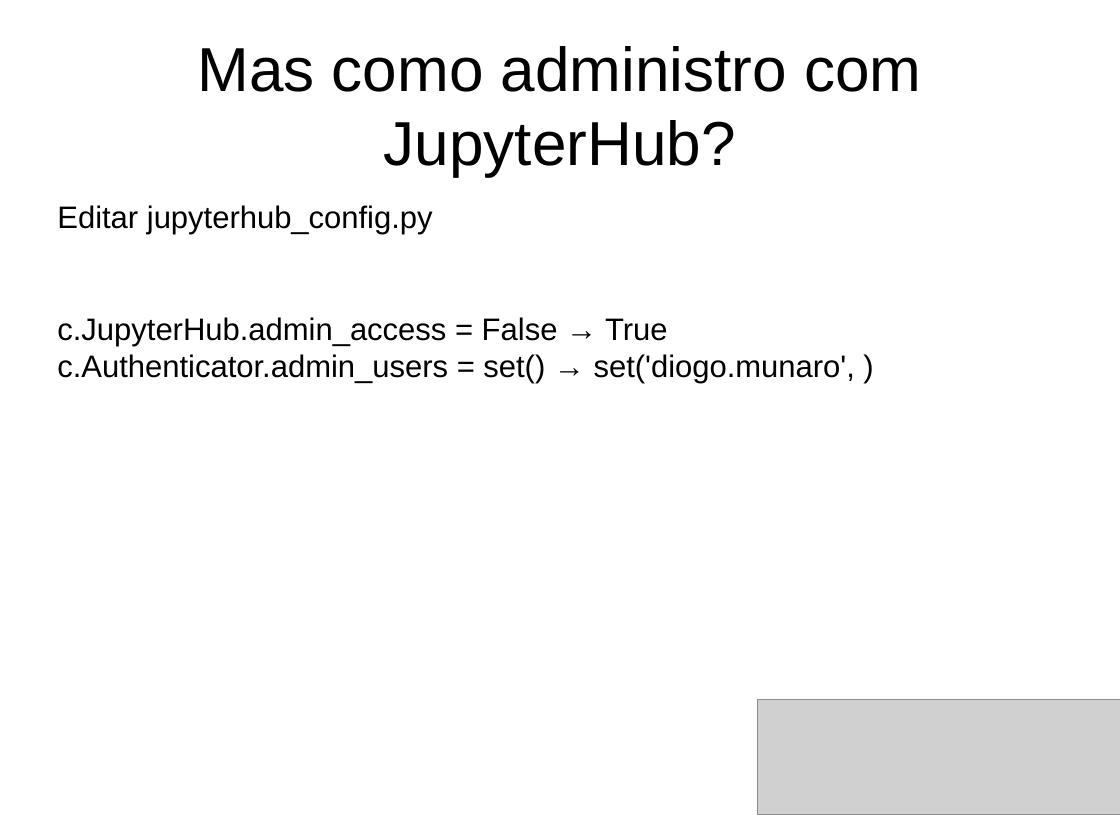
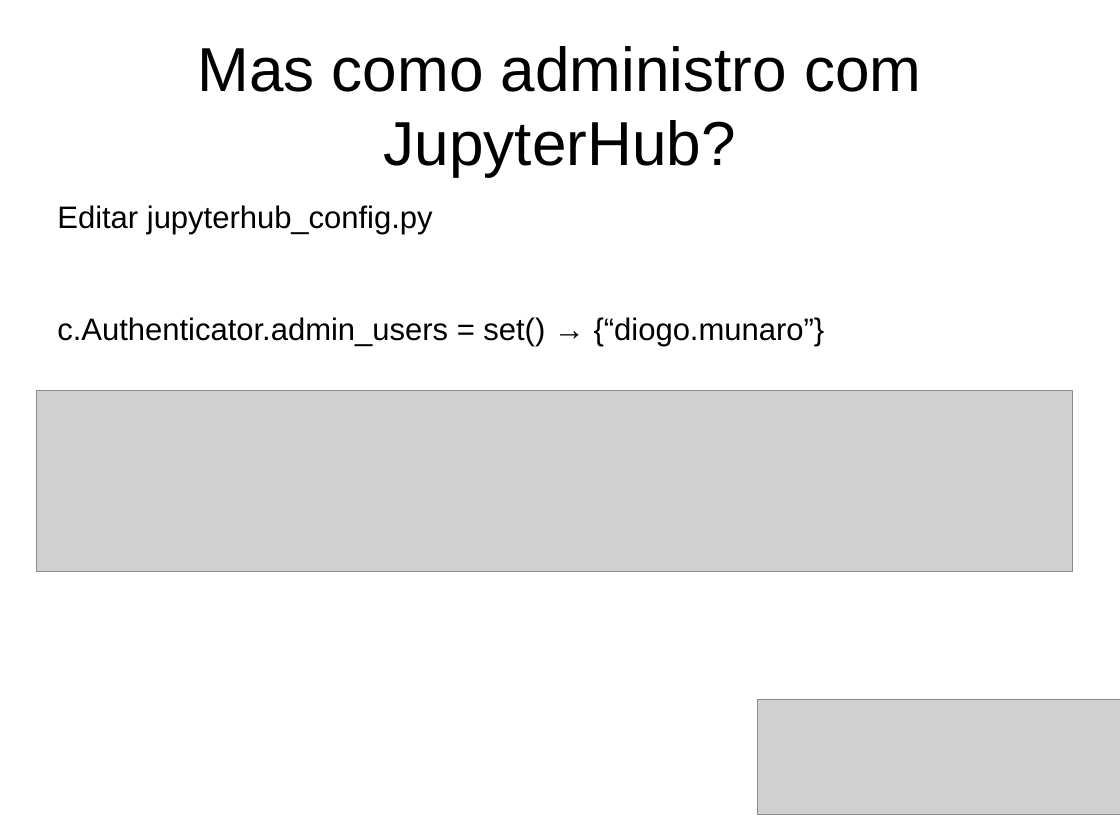
Before and after one commit to dmvieira/tutorial-jupyter-pyspark, a slide deck: slide 13 of tutorial.odp (slide 9 before the commit). Drawn at 1120x840 pixels with LibreOffice and Linux fonts; fonts in the diff are those of the drawing; grey boxes stand for pictures. Boxes give left, top, right and bottom in pixels: in the first picture for what was removed or moved away, otherwise in the second. Text is boxed around its words. In the diff, an @@ line names an element or a change of style, - is before the commit and + after.

```diff
--- a/tutorial.odp
+++ b/tutorial.odp
@@ text at box(57, 317, 825, 346): text changed @@
-c.JupyterHub.admin_access = False → True
-c.Authenticator.admin_users = set() → set('diogo.munaro', )
+c.Authenticator.admin_users = set() → {“diogo.munaro”}
@@ picture added at box(37, 390, 1073, 571) @@
```
Also in this commit, not shown: 2 other slides changed, 4 slides added, 1 other file.
